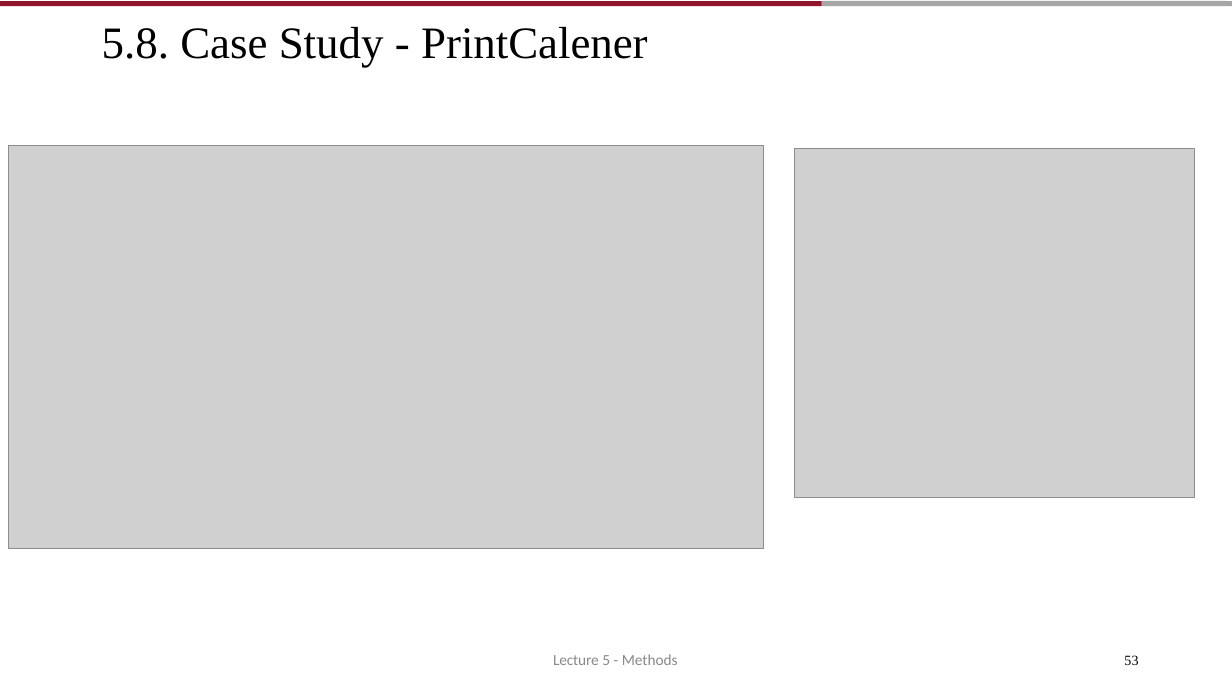
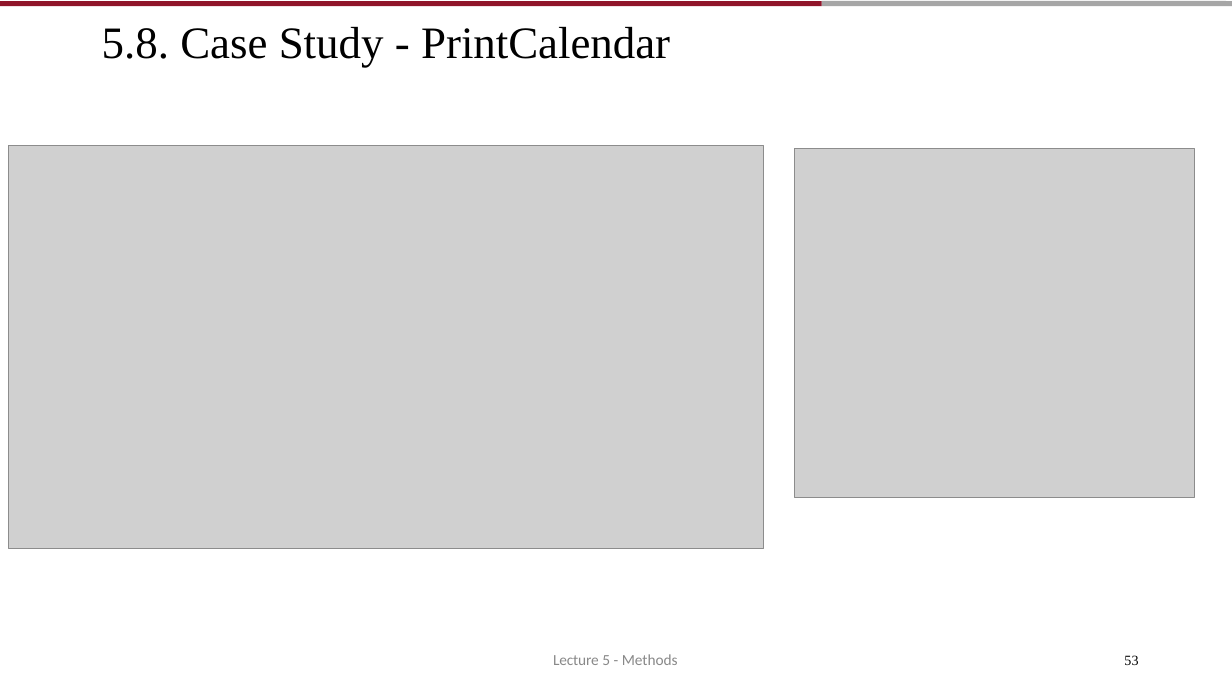
Before and after one commit to AughdonBreslin/CS501IntroToJava, a slide deck: slide 53 of Lectures/5_Methods.pptx. Drawn at 1232x693 pixels with LibreOffice and Linux fonts; fonts in the diff are those of the drawing; grey boxes stand for pictures; background and template pictures are left out. Boxes give left, top, right and bottom in pixels: in the first picture for what was removed or moved away, otherwise in the second. Text is boxed around its words. In the diff, an @@ line names an element or a change of style, - is before the commit and + after.

```diff
--- a/Lectures/5_Methods.pptx
+++ b/Lectures/5_Methods.pptx
@@ title at [102, 26, 670, 67]: text changed @@
-5.8. Case Study - PrintCalener
+5.8. Case Study - PrintCalendar
```
Also in this commit, not shown: 20 other slides changed, 23 other files.
